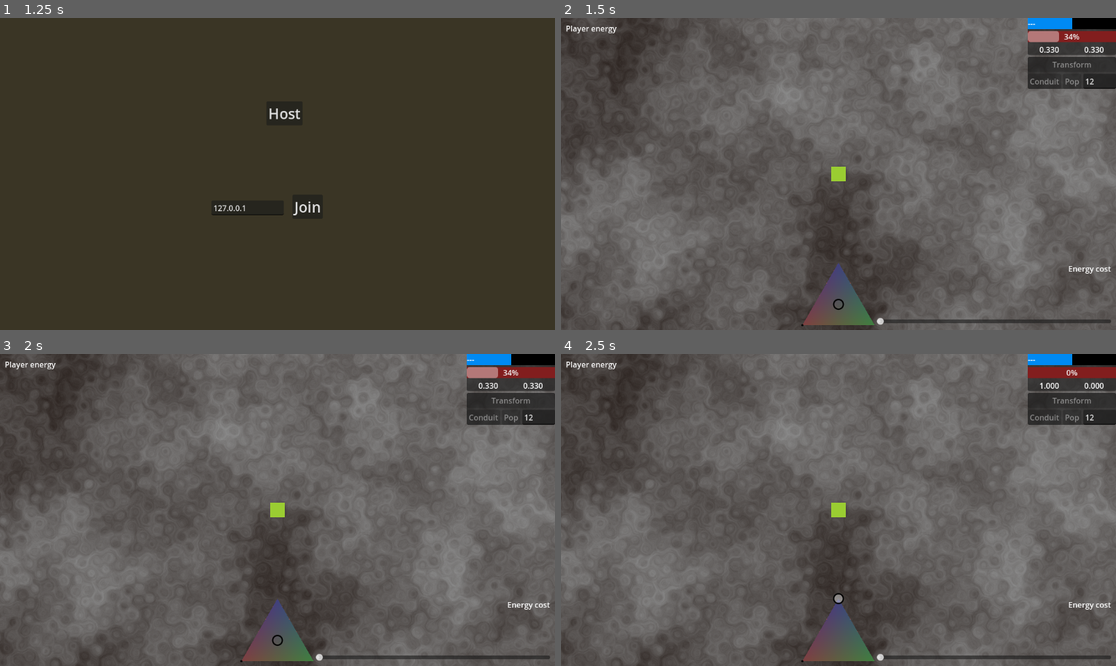
Above: before the commit, frames 1-4 (two rows, left to right).
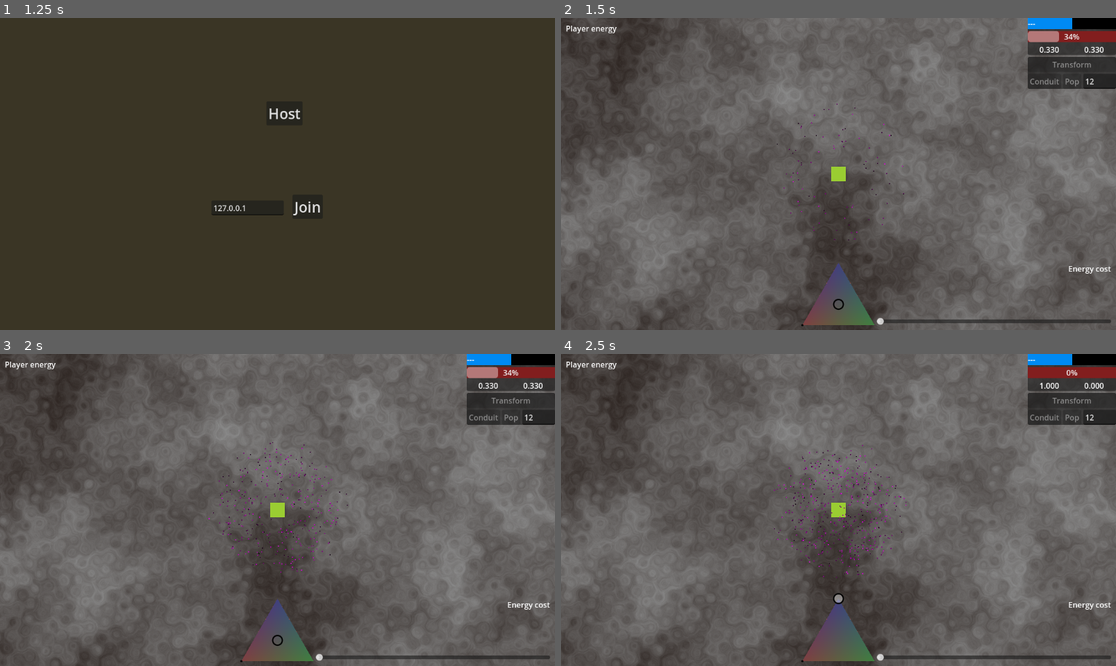
Above: after the commit, the same moments.

Repository: helmasur/conduit_rts
Game: Godot game, scene res://game.tscn
Same seed, same stepped clock (60 frames per second), same inputs: the game is played once before the commit and once after it.
Inputs (mouse positions are in pixels of both pictures, inside the frame that each line leads up to):
- Up to frame 1 (1.25 s): click (538, 80) at 0.52 s; type "12" at 0.6 s
- Up to frame 2 (1.5 s): click "Host" at 1.25 s
- Up to frame 3 (2 s): no input
- Up to frame 4 (2.5 s): drag from (838, 625) to (838, 510) at 2.02 s

Frame 1 is identical in both runs. In frame 2, less than 0.1% of the frame differs, in the area x 38-62%, y 27-72%; in frame 3, 0.2%; in frame 4, 0.4%, in the area x 38-63%, y 29-72%.

Commit message:
energy particles

Diff:
--- a/unit.gd
+++ b/unit.gd
@@ -53,6 +53,11 @@
 	#$Area2D.connect("body_entered", Callable(self, "_on_proximity_entered"))
 	var renderer = get_tree().get_root().get_node("Game/UnitRenderer")
 	renderer.register_unit(self)
+
+	for offs in Utils.get_toroid_copies(get_parent().world_size):
+		var copy = $EnergyParticles.duplicate()
+		copy.position = position+offs
+		add_child(copy)
 
 func _physics_process(delta: float) -> void:
 	if not is_multiplayer_authority(): return
--- a/unit.tscn
+++ b/unit.tscn
@@ -7,6 +7,28 @@
 
 [sub_resource type="CircleShape2D" id="CircleShape2D_ctwoc"]
 radius = 300.0
+
+[sub_resource type="NoiseTexture2D" id="NoiseTexture2D_btf8p"]
+width = 2
+height = 2
+
+[sub_resource type="ParticleProcessMaterial" id="ParticleProcessMaterial_ctwoc"]
+particle_flag_disable_z = true
+emission_shape = 6
+emission_ring_axis = Vector3(0, 0, 0)
+emission_ring_height = 0.0
+emission_ring_radius = 150.0
+emission_ring_inner_radius = 50.0
+emission_ring_cone_angle = 90.0
+direction = Vector3(0, 0, 0)
+spread = 0.0
+angular_velocity_min = -1.60933e-05
+angular_velocity_max = -1.60933e-05
+orbit_velocity_min = 9.49949e-08
+orbit_velocity_max = 9.49949e-08
+radial_velocity_min = -50.0
+radial_velocity_max = -50.0
+gravity = Vector3(0, 0, 0)
 
 [node name="Unit" type="CharacterBody2D"]
 motion_mode = 1
@@ -19,7 +41,13 @@
 [node name="Area2D" type="Area2D" parent="."]
 
 [node name="Circle" type="CollisionShape2D" parent="Area2D"]
+visible = false
 shape = SubResource("CircleShape2D_ctwoc")
+
+[node name="EnergyParticles" type="GPUParticles2D" parent="."]
+amount = 256
+texture = SubResource("NoiseTexture2D_btf8p")
+process_material = SubResource("ParticleProcessMaterial_ctwoc")
 
 [connection signal="body_entered" from="Area2D" to="." method="_on_area_2d_body_entered"]
 [connection signal="body_exited" from="Area2D" to="." method="_on_area_2d_body_exited"]
Not shown: 1 places in unit.tscn that only renumber resources
